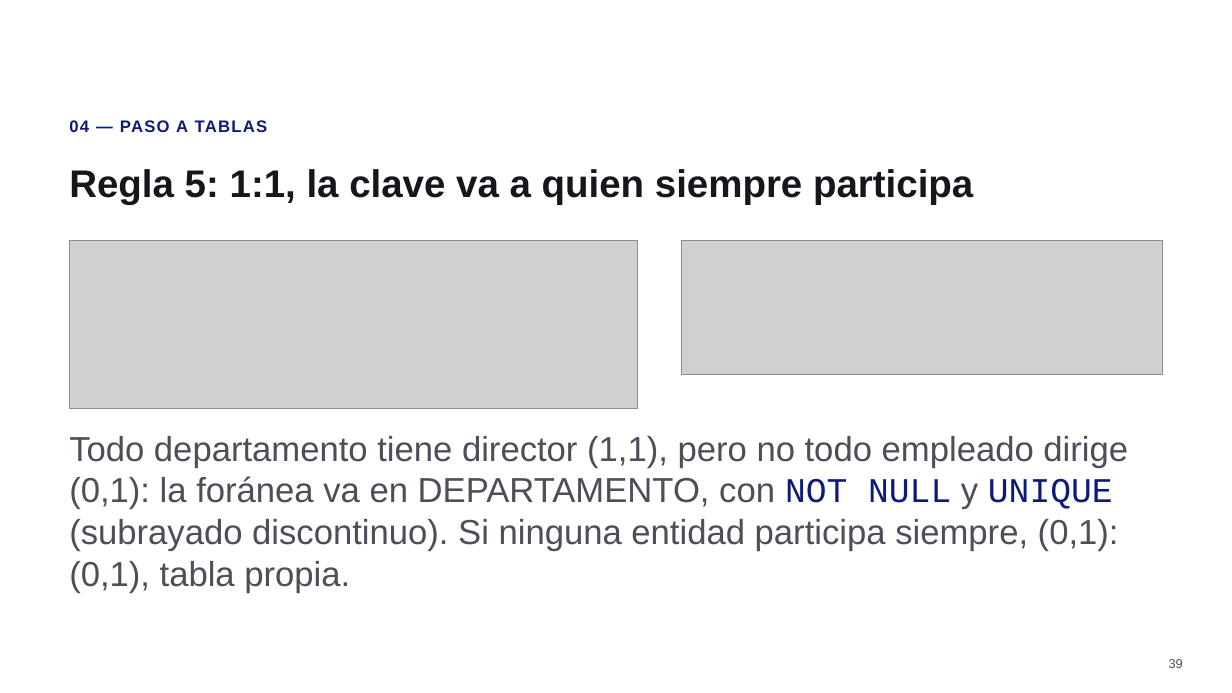
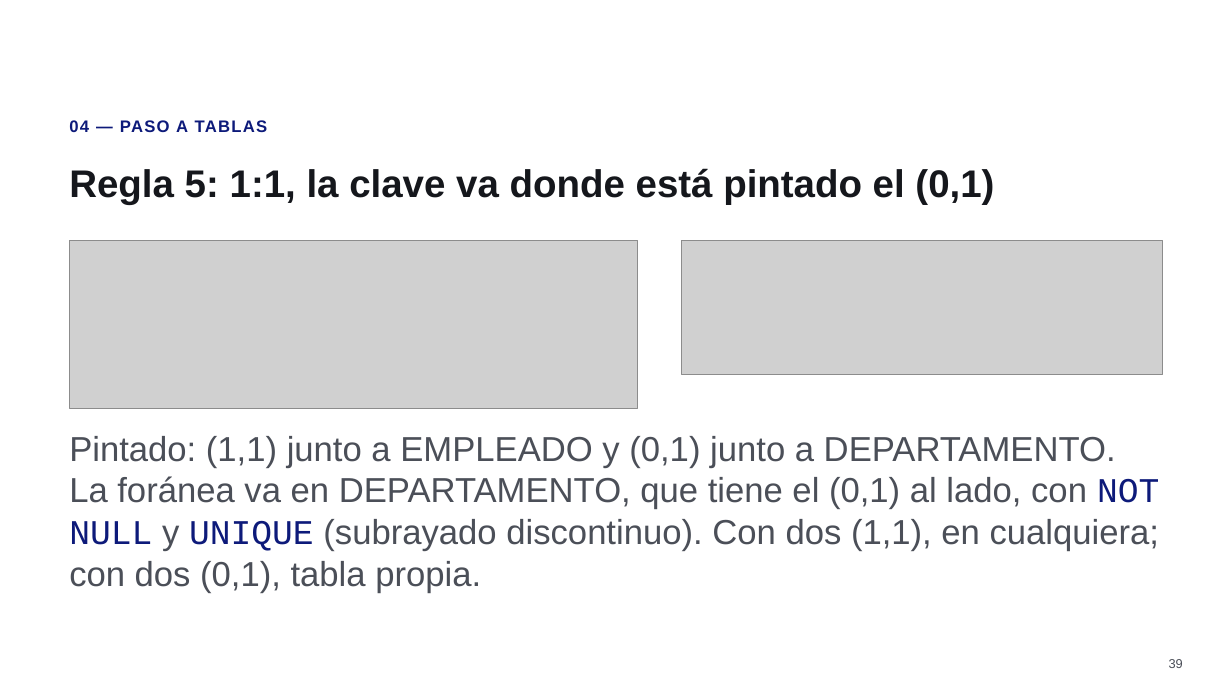
Before and after one commit to MarinaPreci/BBDD-Web, a slide deck: slide 39 of ut3/UT3_resumen.pptx. Drawn at 1232x693 pixels with LibreOffice and Linux fonts; fonts in the diff are those of the drawing; grey boxes stand for pictures; background and template pictures are left out. Boxes give left, top, right and bottom in pixels: in the first picture for what was removed or moved away, otherwise in the second. Text is boxed around its words. In the diff, an @@ line names an element or a change of style, - is before the commit and + after.

```diff
--- a/ut3/UT3_resumen.pptx
+++ b/ut3/UT3_resumen.pptx
@@ title at box(69, 168, 994, 205): text changed @@
-Regla 5: 1:1, la clave va a quien siempre participa
+Regla 5: 1:1, la clave va donde está pintado el (0,1)
@@ text at box(69, 436, 1159, 593): text changed @@
-Todo departamento tiene director (1,1), pero no todo empleado dirige (0,1): la foránea va en DEPARTAMENTO, con NOT NULL y UNIQUE (subrayado discontinuo). Si ninguna entidad participa siempre, (0,1):(0,1), tabla propia.
+Pintado: (1,1) junto a EMPLEADO y (0,1) junto a DEPARTAMENTO. La foránea va en DEPARTAMENTO, que tiene el (0,1) al lado, con NOT NULL y UNIQUE (subrayado discontinuo). Con dos (1,1), en cualquiera; con dos (0,1), tabla propia.
```
Also in this commit, not shown: 4 other slides changed, 8 other files.
